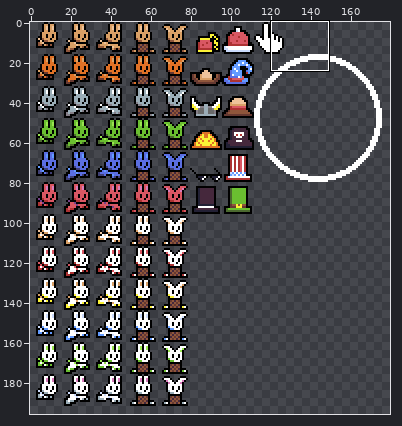
One commit to this sprite sheet: project/resources/sprites/atlas.png. Above: a wide view before the commit, with the close-up outlined.
Close-up. Old version:
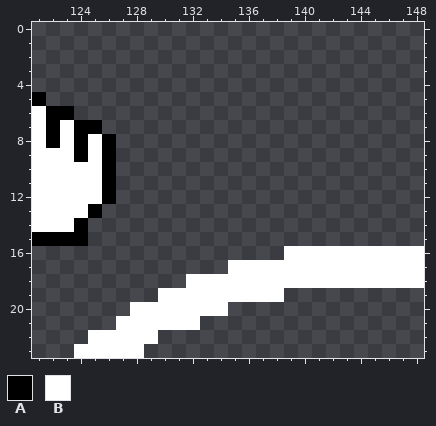
The file is 256x256 pixels. Shown: x 121..148, y 0..23. The wide view leaves out empty margins.
Palette (. is transparent): A #000000  B #ffffff
Pixels before, first column x 121:
 5 A...........................
 6 BAA.........................
 7 BABAA.......................
 8 BABABA......................
 9 BBBABA......................
10 BBBBBA......................
11 BBBBBA......................
12 BBBBBA......................
13 BBBBA.......................
14 BBBA........................
15 AAAA........................
16 ..................BBBBBBBBBB
17 ..............BBBBBBBBBBBBBB
18 ...........BBBBBBBBBBBBBBBBB
19 .........BBBBBBBBB..........
20 .......BBBBBBB..............
21 ......BBBBBB................
22 ....BBBBB...................
23 ...BBBBB....................
After:
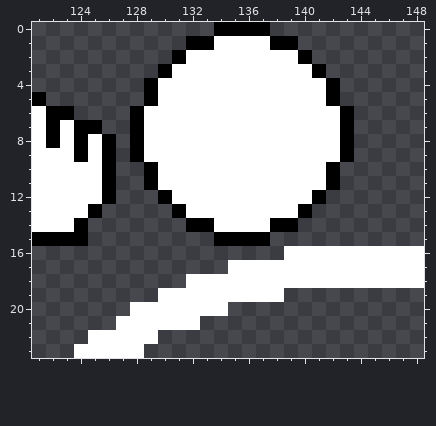
What changed:
There is now colour A in row 0 at x 134 to 137; in row 1 at x 132 to 133 and 138 to 139; in row 2 at x 131 and 140; in row 3 at x 130 and 141; in rows 4 to 5 at x 129 and 142; in rows 6 to 9 at x 128 and 143.
There is now colour A in rows 10 to 11 at x 129 and 142; in row 12 at x 130 and 141; in row 13 at x 131 and 140; in row 14 at x 132 to 133 and 138 to 139; in row 15 at x 134 to 137.
There is now colour B in row 1 at x 134 to 137; in row 2 at x 132 to 139; in row 3 at x 131 to 140; in rows 4 to 5 at x 130 to 141; in rows 6 to 9 at x 129 to 142; in rows 10 to 11 at x 130 to 141.
There is now colour B in row 12 at x 131 to 140; in row 13 at x 132 to 139; in row 14 at x 134 to 137.
